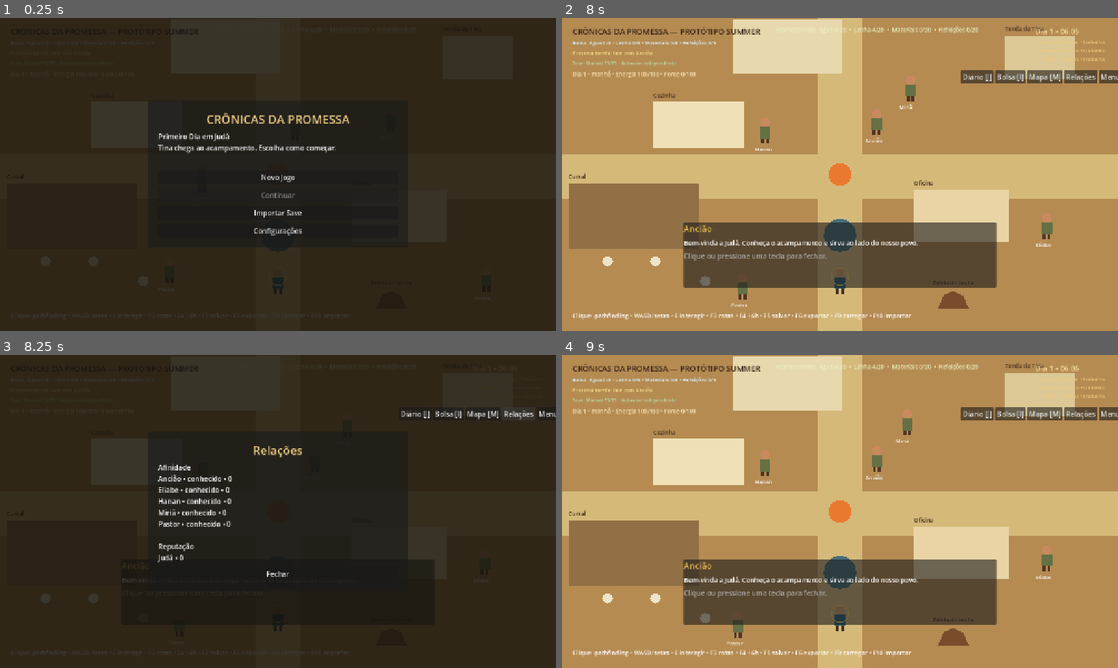
Above: before the commit, frames 1-4 (two rows, left to right).
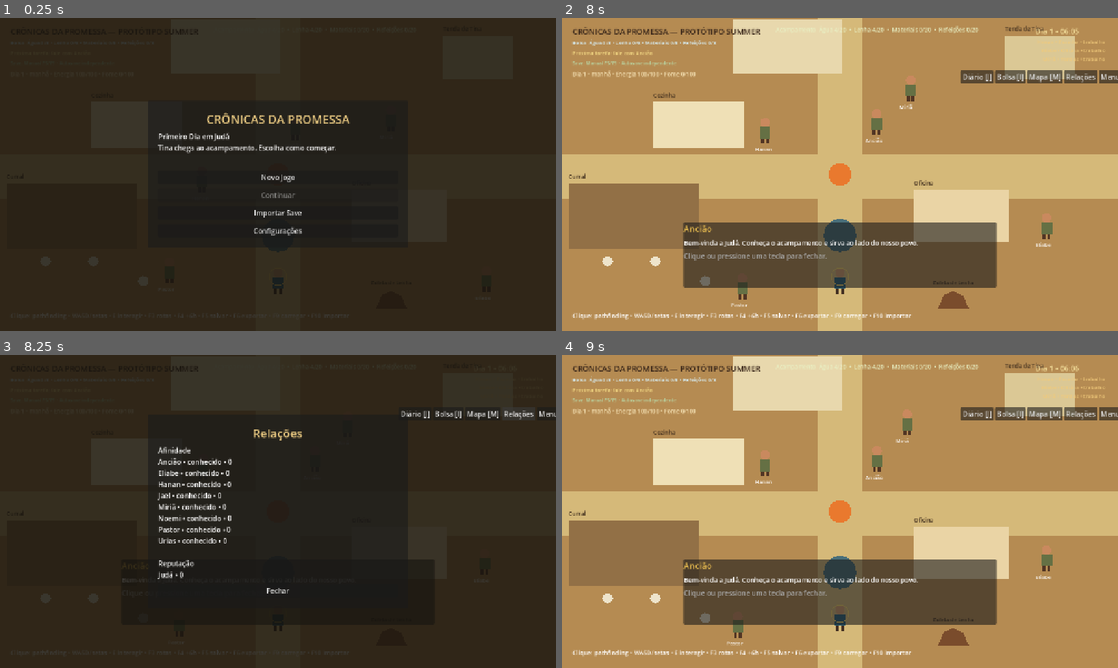
Above: after the commit, the same moments.

Repository: heitoribeiro/cronicas-da-promessa-web
Game: Godot game, scene res://scenes/main.tscn
Same seed, same stepped clock (60 frames per second), same inputs: the game is played once before the commit and once after it.
Inputs:
- Up to frame 1 (0.25 s): no input
- Up to frame 2 (8 s): click "Novo Jogo" at 0.5 s; click "Começar o dia" at 1.25 s; click "Diário [J]" at 2 s; click "Ativas" at 2.75 s; click "Concluídas" at 3.5 s; click "Fechar" at 4.25 s; click "Bolsa [I]" at 5 s; click "Fechar" at 5.75 s; click "Mapa [M]" at 6.5 s; click "Fechar" at 7.25 s
- Up to frame 3 (8.25 s): click "Relações" at 8 s
- Up to frame 4 (9 s): click "Fechar" at 8.75 s

Frames 1-2 are identical in both runs. In frame 3, 2.6% of the frame differs, in the area x 28-55%, y 23-77%; in frame 4, nothing differs.

Commit message:
feat(m2): add playable day two content

Diff:
--- /dev/null
+++ b/summer-prototype/data/dialogues/day2_dialogues.json
@@ -0,0 +1,5 @@
+[
+  {"id":"urias_dialogues","owner":"urias","variants":[{"id":"collecting","priority":10,"conditions":{"activity":"travel"},"text":"Hoje a coleta precisa acompanhar o ritmo da oficina."},{"id":"trusted","priority":20,"conditions":{"relationship_min":5},"text":"Você provou que sabe dividir o peso do trabalho."},{"id":"default","priority":0,"conditions":{},"text":"Mãos dispostas sempre encontram serviço em Judá."}]},
+  {"id":"noemi_dialogues","owner":"noemi","variants":[{"id":"tents","priority":10,"conditions":{"activity":"work"},"text":"Uma conversa atenta pode aliviar uma tenda inteira."},{"id":"trusted","priority":20,"conditions":{"relationship_min":5},"text":"As famílias já falam de você como alguém da casa."},{"id":"default","priority":0,"conditions":{},"text":"Cada família guarda uma história que merece ser ouvida."}]},
+  {"id":"jael_dialogues","owner":"jael","variants":[{"id":"service","priority":10,"conditions":{"activity":"work"},"text":"Organizo os pedidos para que nenhum serviço seja esquecido."},{"id":"trusted","priority":20,"conditions":{"relationship_min":5},"text":"Posso confiar a você os pedidos mais importantes."},{"id":"default","priority":0,"conditions":{},"text":"O conselho precisa de ordem tanto quanto de boas ideias."}]}
+]
--- /dev/null
+++ b/summer-prototype/data/events/day2_events.json
@@ -0,0 +1,3 @@
+[
+  {"id":"day2_community_blessing","once":true,"conditions":{"min_day":2,"quests_completed":["day2_shared_wood","day2_listening_round"],"relationship_min":5},"actions":[{"type":"set_flag","flag":"day2_community_blessing","value":true},{"type":"dialogue","speaker":"Comunidade de Judá","text":"O trabalho e a escuta aproximaram você das famílias. A comunidade oferece uma refeição."},{"type":"give_item","item":"refeicoes","amount":1}]}
+]
--- /dev/null
+++ b/summer-prototype/data/npcs/day2_npcs.json
@@ -0,0 +1,5 @@
+[
+  {"id":"urias","name":"Urias","tribe":"juda","role":"trabalhador e coletor","home":"judah_camp","schedule_id":"urias_day2","dialogue_set":"urias_dialogues","quest_giver":true,"available_from_day":2,"start_position":[880,620],"sprite_set":"placeholder_worker","portrait":""},
+  {"id":"noemi","name":"Noemi","tribe":"juda","role":"cuidadora das tendas","home":"judah_camp","schedule_id":"noemi_day2","dialogue_set":"noemi_dialogues","quest_giver":true,"available_from_day":2,"start_position":[1020,250],"sprite_set":"placeholder_adult","portrait":""},
+  {"id":"jael","name":"Jael","tribe":"juda","role":"auxiliar do serviço","home":"judah_camp","schedule_id":"jael_day2","dialogue_set":"jael_dialogues","quest_giver":true,"available_from_day":2,"start_position":[610,280],"sprite_set":"placeholder_adult","portrait":""}
+]
--- /dev/null
+++ b/summer-prototype/data/quests/day2_quests.json
@@ -0,0 +1,5 @@
+[
+  {"id":"day2_shared_wood","order":100,"title":"Lenha para Todos","giver":"Urias","giver_id":"urias","location":"Coleta de Lenha","prerequisites":["new_day"],"min_day":2,"rewards":{"affinity":{"urias":5},"reputation":{"juda":1}},"objectives":[{"type":"collect","target":"lenha","count":2,"text":"Recolha 2 Lenhas para o trabalho comunitário"}]},
+  {"id":"day2_listening_round","order":110,"title":"Vozes das Tendas","giver":"Noemi","giver_id":"noemi","location":"Tendas / Centro","prerequisites":["day2_shared_wood"],"min_day":2,"rewards":{"affinity":{"noemi":5,"miria":2},"reputation":{"juda":1}},"objectives":[{"type":"talk","target":"Jael","count":1,"text":"Converse com Jael sobre o serviço"},{"type":"talk","target":"Miriã","count":1,"text":"Converse com Miriã sobre as famílias"}]},
+  {"id":"day2_council_material","order":120,"title":"Material para o Conselho","giver":"Jael","giver_id":"jael","location":"Oficina / Centro","prerequisites":["day2_listening_round"],"min_day":2,"rewards":{"affinity":{"jael":6,"eliabe":2},"reputation":{"juda":2}},"objectives":[{"type":"produce","target":"materiais","count":1,"text":"Produza 1 Material na Oficina"},{"type":"deliver","target":"materiais","count":1,"text":"Entregue 1 Material a Jael"}]}
+]
--- a/summer-prototype/data/relationships/judah_relationships.json
+++ b/summer-prototype/data/relationships/judah_relationships.json
@@ -4,7 +4,7 @@
     "tribe_id": "juda",
     "display_name": "Tribo de Judá",
     "initial_reputation": 0,
-    "npc_ids": ["hanan", "eliabe", "miria", "anciao", "pastor"],
+    "npc_ids": ["hanan", "eliabe", "miria", "anciao", "pastor", "urias", "noemi", "jael"],
     "initial_affinity": 0
   }
 ]
--- /dev/null
+++ b/summer-prototype/data/schedules/day2_schedules.json
@@ -0,0 +1,20 @@
+[
+  {"id":"urias_day2","npc_id":"urias","fallback":"repouso","entries":[
+    {"start":0,"end":360,"routine_id":"repouso","location":"judah_camp","activity":"rest","priority":0,"short_name":"Repouso","display_name":"Urias: repouso","pause":4.0,"route":[[880,650]]},
+    {"start":360,"end":1080,"routine_id":"coleta_dia","location":"judah_camp","activity":"travel","priority":10,"short_name":"Coleta","display_name":"Urias: coleta comunitária","pause":0.2,"route":[[850,620],[1010,620],[1040,520],[850,520]]},
+    {"start":1080,"end":1260,"routine_id":"fogueira","location":"judah_camp","activity":"socialize","priority":10,"short_name":"Fogueira","display_name":"Urias: convívio ao entardecer","pause":1.8,"route":[[850,390],[810,360]]},
+    {"start":1260,"end":1440,"routine_id":"repouso","location":"judah_camp","activity":"rest","priority":0,"short_name":"Repouso","display_name":"Urias: repouso","pause":4.0,"route":[[880,650]]}
+  ]},
+  {"id":"noemi_day2","npc_id":"noemi","fallback":"repouso","entries":[
+    {"start":0,"end":360,"routine_id":"repouso","location":"judah_camp","activity":"rest","priority":0,"short_name":"Repouso","display_name":"Noemi: repouso","pause":4.0,"route":[[1020,250]]},
+    {"start":360,"end":1080,"routine_id":"tendas_dia","location":"judah_camp","activity":"work","priority":10,"short_name":"Tendas","display_name":"Noemi: cuidado das famílias","pause":1.0,"route":[[840,220],[1020,220],[1020,300],[840,300]]},
+    {"start":1080,"end":1260,"routine_id":"fogueira","location":"judah_camp","activity":"socialize","priority":10,"short_name":"Fogueira","display_name":"Noemi: convívio ao entardecer","pause":1.8,"route":[[700,390],[740,410]]},
+    {"start":1260,"end":1440,"routine_id":"repouso","location":"judah_camp","activity":"rest","priority":0,"short_name":"Repouso","display_name":"Noemi: repouso","pause":4.0,"route":[[1020,250]]}
+  ]},
+  {"id":"jael_day2","npc_id":"jael","fallback":"repouso","entries":[
+    {"start":0,"end":360,"routine_id":"repouso","location":"council","activity":"rest","priority":0,"short_name":"Repouso","display_name":"Jael: repouso","pause":4.0,"route":[[610,230]]},
+    {"start":360,"end":1080,"routine_id":"servico_dia","location":"judah_camp","activity":"work","priority":10,"short_name":"Centro","display_name":"Jael: auxílio no serviço","pause":0.8,"route":[[560,280],[650,280],[650,400],[560,400]]},
+    {"start":1080,"end":1260,"routine_id":"conselho_tarde","location":"council","activity":"socialize","priority":10,"short_name":"Conselho","display_name":"Jael: apoio ao conselho","pause":1.8,"route":[[600,300],[650,330]]},
+    {"start":1260,"end":1440,"routine_id":"repouso","location":"council","activity":"rest","priority":0,"short_name":"Repouso","display_name":"Jael: repouso","pause":4.0,"route":[[610,230]]}
+  ]}
+]
--- a/summer-prototype/scripts/game_state.gd
+++ b/summer-prototype/scripts/game_state.gd
@@ -38,8 +38,11 @@
 	hunger = clampf(hunger + cost * 0.4, 0.0, 100.0)
 
 func eat() -> void:
-	hunger = clampf(hunger - 38.0, 0.0, 100.0)
-	energy = clampf(energy + 12.0, 0.0, 100.0)
+	apply_effects({"hunger": -38.0, "energy": 12.0})
+
+func apply_effects(effects: Dictionary) -> void:
+	energy = clampf(energy + float(effects.get("energy", 0.0)), 0.0, 100.0)
+	hunger = clampf(hunger + float(effects.get("hunger", 0.0)), 0.0, 100.0)
 
 func can_sleep() -> bool:
 	return minutes >= 1020.0 or minutes < 360.0
--- a/summer-prototype/scripts/main.gd
+++ b/summer-prototype/scripts/main.gd
@@ -83,6 +83,7 @@
 var event_self_test_summary := "EVENTS: aguardando autoteste"
 var location_self_test_summary := "LOCATIONS: aguardando autoteste"
 var m2_save_self_test_summary := "SAVE: aguardando autoteste"
+var day2_self_test_summary := "DAY2: aguardando autoteste"
 var clock_label: Label
 var routine_label: Label
 var resource_label: Label
@@ -191,6 +192,7 @@
 	event_manager.configure(content_db)
 	event_manager.action_requested.connect(_on_event_action_requested)
 	_run_event_location_self_tests()
+	_run_day2_self_tests()
 	save_manager = SaveManagerScript.new()
 	save_manager.name = "SaveManager"
 	add_child(save_manager)
@@ -221,6 +223,7 @@
 	_spawn_additional_npcs()
 	elder = _spawn_scheduled_npc_from_data("anciao")
 	shepherd = _spawn_scheduled_npc_from_data("pastor")
+	_spawn_data_driven_npcs()
 	_apply_all_npc_routines(true)
 	_create_destination_marker()
 	_create_navigation_debug_line()
@@ -238,7 +241,7 @@
 		content_db.errors().is_empty(),
 		content_db.schema_version() == 1,
 		content_db.content_version() == "m2.0",
-		content_db.count("npc") == 5,
+		content_db.count("npc") == 8,
 		String(content_db.get_npc("hanan").get("role", "")) == "cozinheiro",
 		String(content_db.get_npc("eliabe").get("schedule_id", "")) == "eliabe_default",
 		String(content_db.get_npc("miria").get("dialogue_set", "")) == "miria_dialogues",
@@ -273,7 +276,7 @@
 
 func _run_schedule_self_tests() -> void:
 	var checks: Array[bool] = [
-		content_db.count("schedule") == 5,
+		content_db.count("schedule") == 8,
 		String(schedule_manager.entry_at("Hanan", 360).get("routine_id", "")) == "cozinha_manha",
 		String(schedule_manager.entry_at("Hanan", 720).get("activity", "")) == "work",
 		String(schedule_manager.entry_at("Eliabe", 720).get("routine_id", "")) == "coleta_tarde",
@@ -293,8 +296,8 @@
 
 func _run_m2_quest_self_tests() -> void:
 	var checks: Array[bool] = [
-		content_db.count("quest") == 9,
-		quest_manager.order.size() == 9,
+		content_db.count("quest") == 12,
+		quest_manager.order.size() == 12,
 		quest_manager.order[0] == "camp_intro",
 		quest_manager.order[8] == "new_day",
 		quest_manager.definition("water_kitchen").get("giver_id", "") == "hanan",
@@ -304,7 +307,9 @@
 		quest_manager.state("dusk_return", 1, 900.0) == "locked",
 		quest_manager.state("new_day", 1, 360.0) == "locked",
 		quest_manager.definition("camp_intro").get("prerequisites", []).is_empty(),
-		quest_manager.definition("new_day").get("prerequisites", [])[0] == "earned_rest"
+		quest_manager.definition("new_day").get("prerequisites", [])[0] == "earned_rest",
+		quest_manager.definition("day2_shared_wood").get("min_day", 0) == 2,
+		quest_manager.definition("day2_council_material").get("objectives", [])[0].get("type", "") == "produce"
 	]
 	var passed := 0
 	for check in checks:
@@ -316,7 +321,7 @@
 func _run_relationship_dialogue_self_tests() -> void:
 	var relation_checks: Array[bool] = [
 		content_db.count("relationship") == 1,
-		relationship_manager.affinity.size() == 5,
+		relationship_manager.affinity.size() == 8,
 		relationship_manager.reputation.has("juda"),
 		relationship_manager.affinity_for("hanan") == 0,
 		relationship_manager.add_affinity("hanan", 5, "self_test") == 5,
@@ -331,7 +336,7 @@
 	relationship_self_test_summary = "RELATIONSHIPS %d/%d" % [relation_passed, relation_checks.size()]
 	print("[M2TEST] ", relationship_self_test_summary)
 	var dialogue_checks: Array[bool] = [
-		content_db.count("dialogue") == 5,
+		content_db.count("dialogue") == 8,
 		dialogue_manager.resolve("hanan", {"activity":"work", "relationship":0}).contains("serviço"),
 		dialogue_manager.resolve("eliabe", {"activity":"travel", "relationship":0}).contains("material"),
 		dialogue_manager.resolve("miria", {"daypart":"entardecer", "relationship":0}).contains("entardecer"),
@@ -364,7 +369,7 @@
 	location_self_test_summary = "LOCATIONS %d/%d" % [location_passed, location_checks.size()]
 	print("[M2TEST] ", location_self_test_summary)
 	var event_checks: Array[bool] = [
-		content_db.count("event") == 4,
+		content_db.count("event") == 5,
 		event_manager.can_trigger("m1_opening", {"day":1}),
 		not event_manager.can_trigger("m1_opening", {"day":2}),
 		event_manager.can_trigger("m1_first_service", {"minutes":720}),
@@ -403,6 +408,33 @@
 		if check: passed += 1
 	m2_save_self_test_summary = "SAVE %d/%d" % [passed, checks.size()]
 	print("[M2TEST] ", m2_save_self_test_summary)
+
+func _run_day2_self_tests() -> void:
+	var test_quests: Node = QuestManagerScript.new()
+	test_quests.configure(content_db)
+	for quest_id in ["camp_intro", "water_kitchen", "wood_workshop", "meal_prep", "flock_care", "center_service", "dusk_return", "earned_rest", "new_day"]:
+		test_quests.completed[quest_id] = true
+	var test_relations: Node = RelationshipManagerScript.new()
+	test_relations.configure(content_db)
+	var test_events: Node = EventManagerScript.new()
+	test_events.configure(content_db)
+	var checks: Array[bool] = [
+		content_db.has("npc", "urias") and content_db.has("npc", "noemi") and content_db.has("npc", "jael"),
+		int(content_db.get_npc("urias").get("available_from_day", 0)) == 2,
+		String(test_quests.next_available(2, 480)) == "day2_shared_wood",
+		String(test_quests.definition("day2_shared_wood").get("objectives", [])[0].get("type", "")) == "collect",
+		String(test_quests.definition("day2_listening_round").get("objectives", [])[0].get("type", "")) == "talk",
+		String(test_quests.definition("day2_council_material").get("objectives", [])[0].get("type", "")) == "produce",
+		String(test_quests.definition("day2_council_material").get("objectives", [])[1].get("type", "")) == "deliver",
+		int(test_quests.definition("day2_shared_wood").get("rewards", {}).get("affinity", {}).get("urias", 0)) == 5,
+		test_events.can_trigger("day2_community_blessing", {"day":2, "completed_quests":{"day2_shared_wood":true,"day2_listening_round":true}, "relationship":5}),
+		test_relations.affinity.has("urias") and test_relations.affinity.has("noemi") and test_relations.affinity.has("jael")
+	]
+	var passed := 0
+	for check in checks:
+		if check: passed += 1
+	day2_self_test_summary = "DAY2 %d/%d" % [passed, checks.size()]
+	print("[M2TEST] ", day2_self_test_summary)
 
 func _on_event_action_requested(action: Dictionary) -> void:
 	match String(action.get("type", "")):
@@ -649,11 +681,17 @@
 	active_quest_id = quest_manager.active_id
 	completed_quest_ids = quest_manager.completed
 	_update_inventory_ui()
-	if game_started and reason != "load" and reason != "new_game":
-		_save_game(reason, AUTOSAVE_PATH)
 	if reason == "quest_complete" and relationship_manager != null:
 		var completed_definition: Dictionary = quest_manager.definition(quest_manager.last_completed_id)
 		relationship_manager.apply_rewards(Dictionary(completed_definition.get("rewards", {})), "quest:%s" % quest_manager.last_completed_id)
+		event_manager.trigger("day2_community_blessing", {
+			"day": game_state.day,
+			"minutes": game_minutes,
+			"completed_quests": quest_manager.completed,
+			"relationship": relationship_manager.affinity_for("noemi")
+		})
+	if game_started and reason != "load" and reason != "new_game":
+		_save_game(reason, AUTOSAVE_PATH)
 	if reason == "quest_complete" and game_state.chapter_complete:
 		_set_game_paused(true)
 		ui_overlay.show_chapter_summary(game_state.day)
@@ -751,6 +789,13 @@
 		return
 
 	var npc: PrototypeNPC = registered_npcs[npc_name]
+	var npc_id: String = String(schedule_manager.npc_id_for_name(npc_name))
+	var available: bool = game_state.day >= int(content_db.get_npc(npc_id).get("available_from_day", 1))
+	npc.visible = available and game_state.scene_id == "camp"
+	npc.collision_layer = 4 if npc.visible else 0
+	npc.paused = not available or menu_paused or game_state.scene_id != "camp" or npc == active_dialogue_npc
+	if not available:
+		return
 	var routine_id: String = _get_npc_routine_id(npc_name, int(floor(game_minutes)))
 	var current_id: String = String(current_npc_routines.get(npc_name, ""))
 	if not force and routine_id == current_id:
@@ -1599,6 +1644,13 @@
 func _spawn_additional_npcs() -> void:
 	eliabe = _spawn_scheduled_npc_from_data("eliabe")
 	miria = _spawn_scheduled_npc_from_data("miria")
+
+func _spawn_data_driven_npcs() -> void:
+	for npc_id in content_db.ids("npc"):
+		var definition: Dictionary = content_db.get_npc(npc_id)
+		var npc_name := String(definition.get("name", npc_id))
+		if not registered_npcs.has(npc_name):
+			_spawn_scheduled_npc_from_data(npc_id)
 
 func _spawn_scheduled_npc_from_data(npc_id: String) -> PrototypeNPC:
 	var definition: Dictionary = content_db.get_npc(npc_id)
@@ -1786,7 +1838,7 @@
 			var from_stock: bool = inventory_manager.take_meal()
 			if not from_stock:
 				print("[MEAL] ração de emergência consumida")
-			game_state.eat()
+			game_state.apply_effects(inventory_manager.item_effects("refeicoes"))
 			quest_manager.record_event("eat", "meal", 1, game_minutes)
 			_update_resource_ui()
 			_save_game("meal", AUTOSAVE_PATH)
@@ -1807,7 +1859,13 @@
 			chest_open = true
 			_set_game_paused(true)
 			ui_overlay.show_inventory(inventory_manager.bag, inventory_manager.chest, true)
-		"workbench": _show_system_dialogue("Oficina", "Ferramentas e materiais prontos para o trabalho de Eliabe.")
+		"workbench":
+			if quest_manager.record_event("produce", "materiais", 1, game_minutes):
+				inventory_manager.add_bag("materiais", 1)
+				_save_game("production", AUTOSAVE_PATH)
+				_show_system_dialogue("Oficina", "Tina produziu 1 Material. %s" % _quest_progress_text())
+			else:
+				_show_system_dialogue("Oficina", "Ferramentas e materiais prontos para o trabalho de Eliabe.")
 		"table":
 			quest_manager.record_event("visit", "service_center", 1, game_minutes)
 			event_manager.trigger("m1_first_service", {"day":game_state.day, "minutes":game_minutes})
